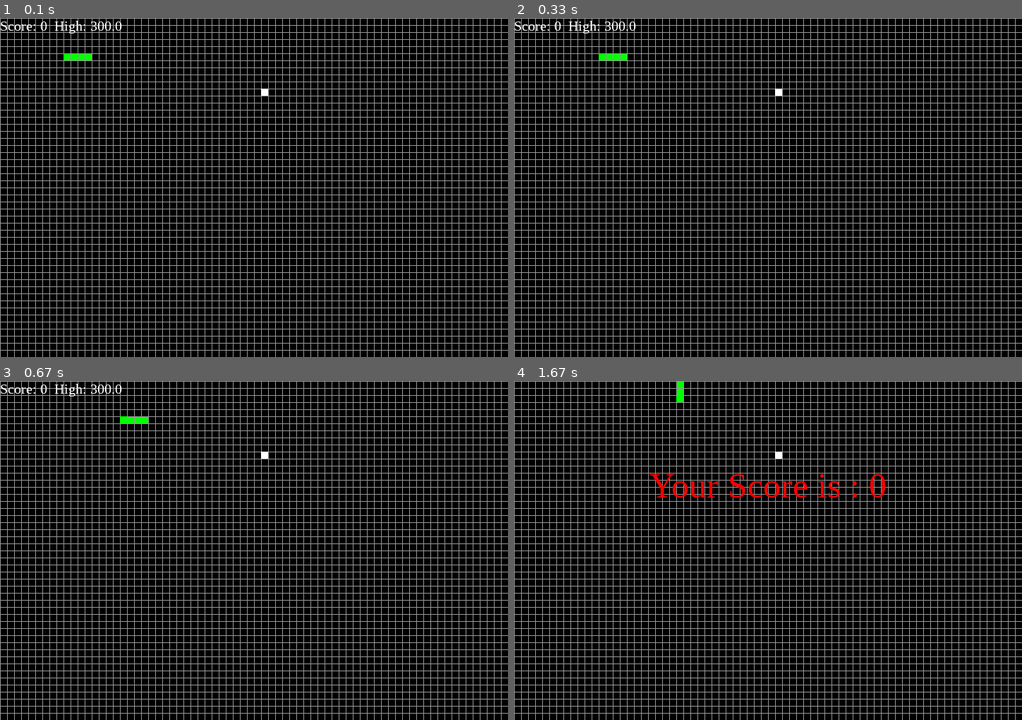
Above: before the commit, frames 1-4 (two rows, left to right).
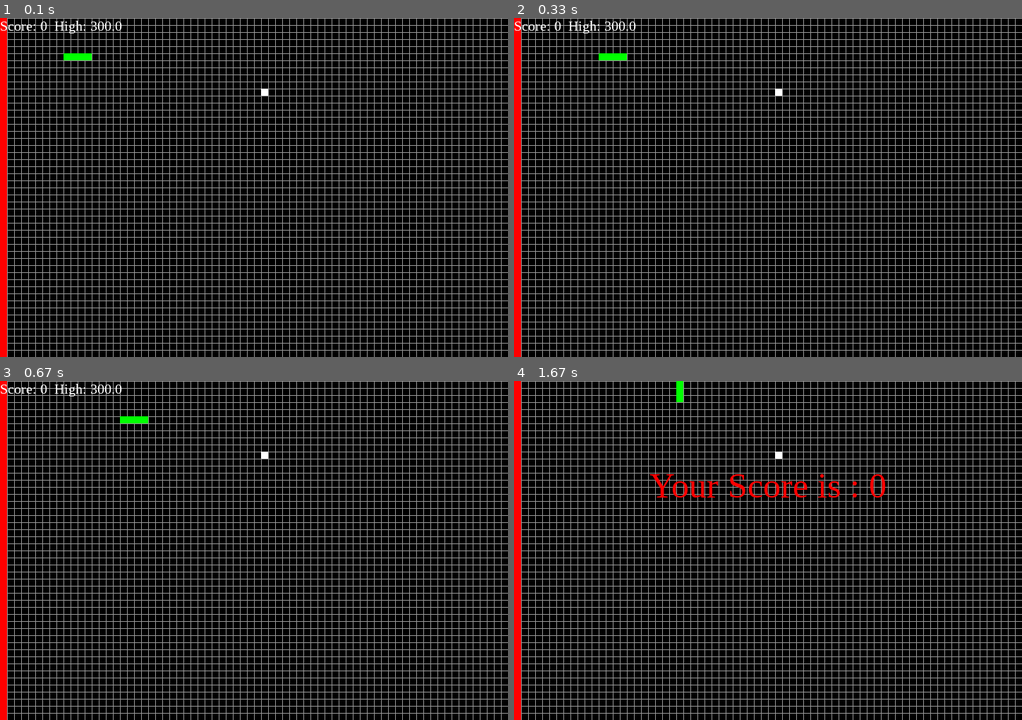
Above: after the commit, the same moments.

Repository: yarroww07/Pygame-based-Snake
Game: pygame game, started from trial1.py
Two runs of this game, one before a commit and one after it. Both use one fixed random seed, a clock stepped at 60 frames per second and the inputs below.
Inputs:
- Up to frame 1 (0.1 s): no input
- Up to frame 2 (0.33 s): no input
- Up to frame 3 (0.67 s): no input
- Up to frame 4 (1.67 s): hold Up 0.83-1.3 s

The runs differ from the first frame. In frame 1, 1.4% of the frame differs, in the area x 0-19%, y 0-100%; in frame 2, 1.4%; in frame 3, 1.4%; in frame 4, 1.4%.

Commit message:
small changes

Diff:
--- a/scores.csv
+++ b/scores.csv
@@ -36,3 +36,14 @@
 ,0.0
 ,0.0
 ,220.0
+,170.0
+,50.0
+,120.0
+,40.0
+,20.0
+,10.0
+,10.0
+,0.0
+,0.0
+,0.0
+,10.0
--- a/trial1.py
+++ b/trial1.py
@@ -39,6 +39,20 @@
 bonus_fruit_duration = random.randint(5000,10000)
 bonus_fruit_spawn_chance = 0.001 #per frame i think?
 
+
+# BOMB FRUIT VARIABLES
+bomb_fruit_spawn = False
+bomb_fruit_position = [0,0]
+bomb_fruit_timer = 0
+bomb_fruit_duration = random.randint(60000, 180000)
+bomb_fruit_spawn_chance = 0.002
+
+# BORDERS
+border_right = window_x
+border_left = 0
+border_up = 0
+border_down = window_y
+shrink = 20
 
 
 # defining snake default position
@@ -64,8 +78,12 @@
     'multiplier': {
         'color': yellow,
         'effect': 'triple_score',
-        'score': 30,
-        'chance': 0.3
+        'score': 30
+    },
+    'bomb': {
+        'color': green,
+        'effect': 'none',
+        'score': 0
     }}
 
 fruit_position = [random.randrange(1, (window_x//10)) * 10,
@@ -91,7 +109,7 @@
             return name
 
 
-selected_fruit = randomize_fruit()
+selected_fruit = 'normal'
 
 # displaying Score function
 def show_score(choice, color, font, size):
@@ -211,12 +229,18 @@
         snake_body.pop()
 
     if not fruit_spawn:
-        selected_fruit = randomize_fruit()
+        selected_fruit = 'normal'
         fruit_position = [random.randrange(1, (window_x//10)) * 10,
                           random.randrange(1, (window_y//10)) * 10]
 
     fruit_spawn = True
     game_window.fill(black)
+
+    for x in range(0, 800, 10):
+        pygame.draw.line(game_window, (150,150,150), (x,0), (x,600))
+    for y in range(0, 600, 10):
+        pygame.draw.line(game_window, (150,150,150), (0,y), (800,y))
+
 
     fruit_color = fruit_dictionary[selected_fruit]['color']
 
@@ -241,14 +265,14 @@
                      pygame.Rect(bonus_fruit_position[0], bonus_fruit_position[1], 10, 10))
 
     for pos in snake_body:
-        for x in range(0, 800, 10):
-            pygame.draw.line(game_window, (150,150,150), (x,0), (x,600))
-        for y in range(0, 600, 10):
-            pygame.draw.line(game_window, (150,150,150), (0,y), (800,y))
         pygame.draw.rect(game_window, green,
                          pygame.Rect(pos[0], pos[1], 10, 10))
     pygame.draw.rect(game_window, fruit_color, pygame.Rect(
         fruit_position[0], fruit_position[1], 10, 10))
+    pygame.draw.rect(game_window, red, pygame.Rect(0, border_down, window_x, 10))
+    # pygame.draw.rect(game_window, red, pygame.Rect(border_up, 0, window_x, 10))
+    pygame.draw.rect(game_window, red, pygame.Rect(border_right, 0,10, window_y))
+    pygame.draw.rect(game_window, red, pygame.Rect(0, border_left,10, window_y))
     # points = [(400,50), (500,150)]
     # border_right = pygame.draw.line(game_window, red, (0,0), points,10)
     # print('border left')
@@ -258,6 +282,11 @@
     # border_down = pygame.draw.line(game_window, yellow,(0,480),(720,480),10)
     # print(border_left)
 
+# border_right = window_x
+# border_left = 0
+# border_up = 0
+# border_down = window_y
+# shrink = 20
 
 
 
